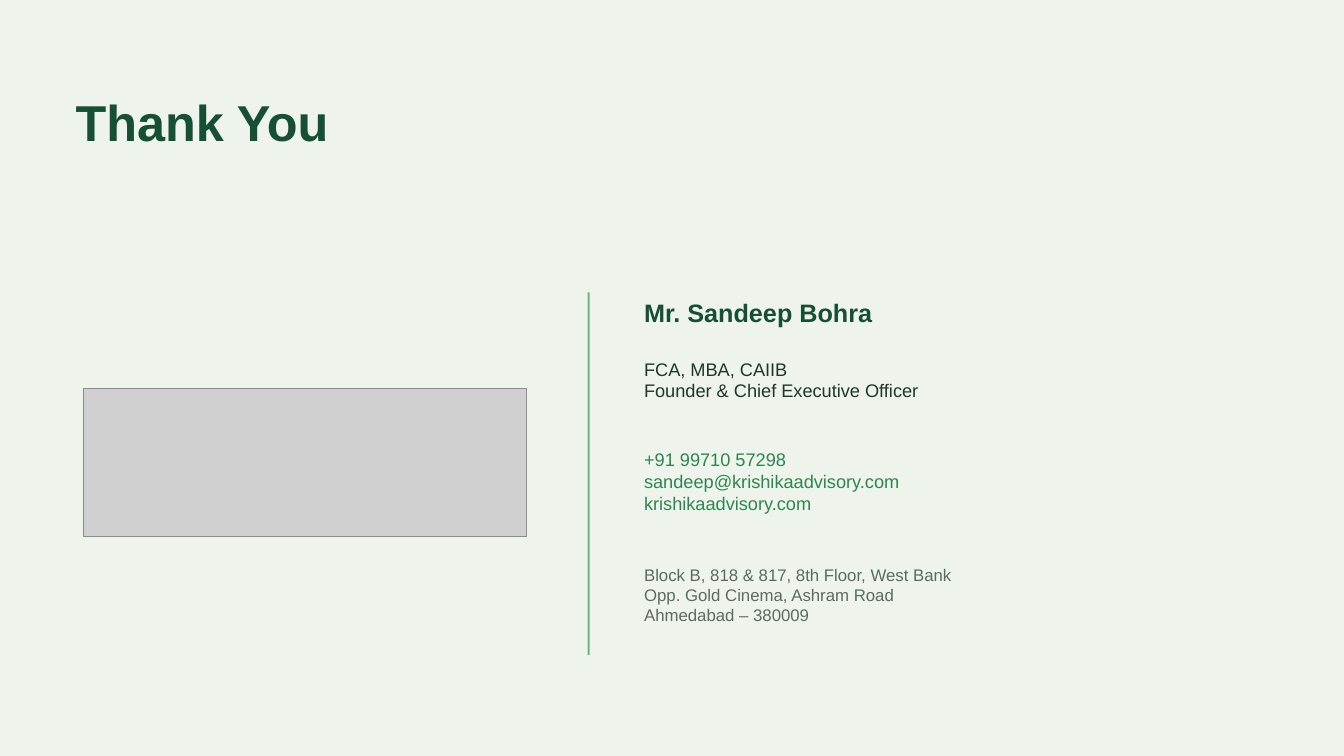
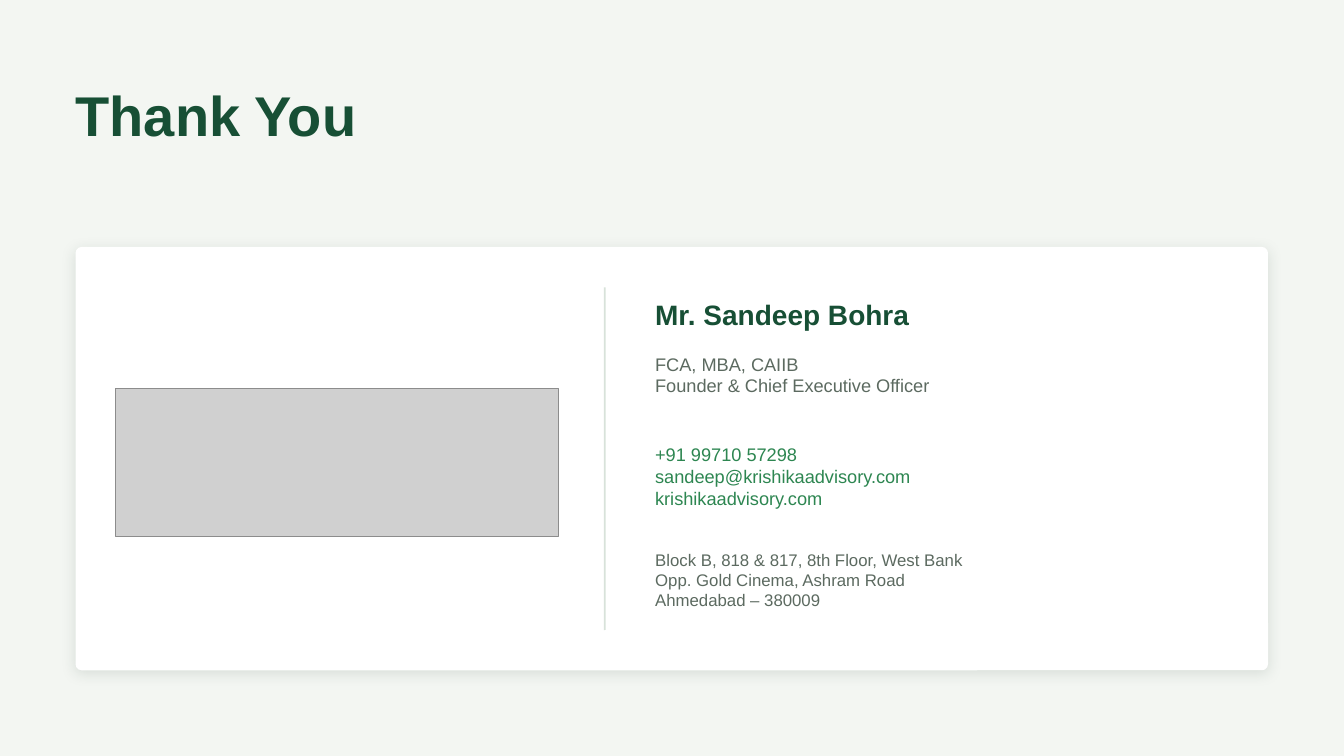
Before and after one commit to BantheFox012/FM, a slide deck: slide 14 of APEDA_BKNY_Standard_40_Percent.pptx. Drawn at 1344x756 pixels with LibreOffice and Linux fonts; fonts in the diff are those of the drawing; grey boxes stand for pictures. Boxes give left, top, right and bottom in pixels: in the first picture for what was removed or moved away, otherwise in the second. Text is boxed around its words. In the diff, an @@ line names an element or a change of style, - is before the commit and + after.

```diff
--- a/APEDA_BKNY_Standard_40_Percent.pptx
+++ b/APEDA_BKNY_Standard_40_Percent.pptx
@@ background #EEF4EC to #F3F6F2 @@
@@ text "Thank You": place and size @@
-text "Thank You" at <box>76,104,328,142</box>
+text "Thank You" at <box>76,95,356,137</box>
@@ text "Thank You" at <box>76,95,356,137</box>: size 36 to 40 pt @@
@@ rounded rectangle added at <box>76,247,1268,670</box>, fill #FFFFFF @@
@@ line moved from (589, 292) - (589, 655) to (605, 287) - (605, 630) @@
@@ line (605, 287) - (605, 630): stroke #6EB189 1.5 pt to #D8E2DA 1.25 pt @@
@@ text "Mr. Sandeep Bohra": place and size @@
-text "Mr. Sandeep Bohra" at <box>644,303,872,328</box>
+text "Mr. Sandeep Bohra" at <box>655,304,909,330</box>
@@ text "Mr. Sandeep Bohra" at <box>655,304,909,330</box>: size 18 to 20 pt @@
@@ text "FCA, MBA, CAIIB": place and size @@
-text "FCA, MBA, CAIIB" at <box>644,363,918,397</box>
+text "FCA, MBA, CAIIB" at <box>655,358,929,392</box>
@@ text "FCA, MBA, CAIIB" at <box>655,358,929,392</box>: text colour #223529 to #5C6A60 @@
@@ picture: place and size @@
-picture at <box>84,388,526,536</box>
+picture at <box>116,388,559,536</box>
@@ text "+91 99710 57298": place and size @@
-text "+91 99710 57298" at <box>644,453,899,514</box>
+text "+91 99710 57298" at <box>655,448,910,509</box>
@@ text "Block B, 818 & 817, ...": place and size @@
-text "Block B, 818 & 817, ..." at <box>644,569,951,621</box>
+text "Block B, 818 & 817, ..." at <box>655,554,962,606</box>
```
Also in this commit, not shown: 13 other slides changed.
